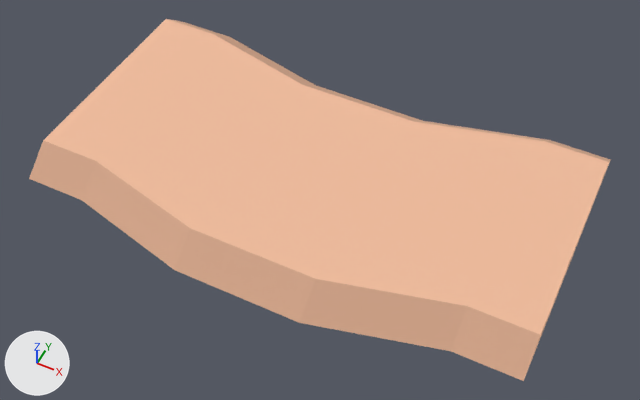
A saved change to the glTF model assets/nature_kit/crops_dirtRow.glb.
One viewpoint serves both versions: a 50 mm lens placed at (0.536, -1.085, 1.212), pointed at (0.026, -0.065, -0.063). The lights are fixed; the arrows at lower left show +X, +Y and +Z. The picture after the commit comes second. Where no turn or scale is listed for an object, it has been applied to the vertices.

The scene before the commit, as lines of its bpy script (objects in view):
```python
mat_dirt = principled_material('dirt')
mat_dirt.base_color = (0.886, 0.514, 0.341)  # beige #f2be9e
mat_dirt.metallic = 0.05
mat_dirt.roughness = 0.85
mat_dirtdark = principled_material('dirtDark')
mat_dirtdark.base_color = (0.71, 0.408, 0.271)  # beige #dbab8e
mat_dirtdark.metallic = 0.05
mat_dirtdark.roughness = 0.85
me_mesh_crops_dirtrow = bpy.data.meshes.new('Mesh crops_dirtRow')
me_mesh_crops_dirtrow.from_pydata(...)  # 24 vertices, 44 faces; spans x -0.5..0.5, y -0.341..0.279, z 0.0..0.05
# faces by material slot: [20, 24]
me_mesh_crops_dirtrow.materials.append(mat_dirtdark)  # beige #dbab8e
me_mesh_crops_dirtrow.materials.append(mat_dirt)  # beige #f2be9e
ob_crops_dirtrow = bpy.data.objects.new('crops_dirtRow', me_mesh_crops_dirtrow)
ob_crops_dirtrow.location = (0.0, 0.0, -0.05)
```
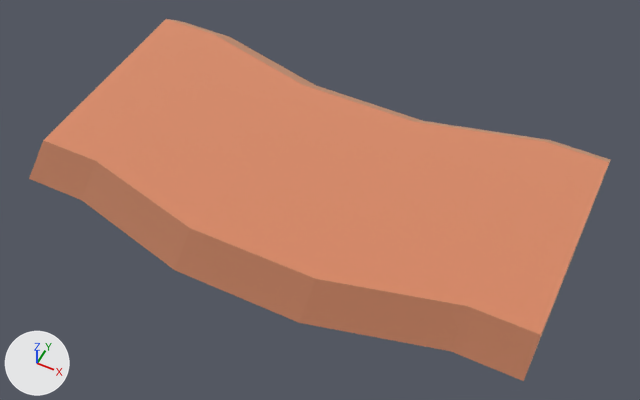
Where the change shows, as pixel boxes (x1, y1, x2, y2) in the pictures (640 x 400 px):
'crops_dirtRow', surface changed (darker): (29, 19, 611, 381) in both

The change in detail:
In material 'dirtDark' (mat_dirtdark), metallic goes from 0.05 to 1.0.
In material 'dirtDark' (mat_dirtdark), roughness goes from 0.85 to 1.0.
In material 'dirt' (mat_dirt), metallic goes from 0.05 to 1.0.
In material 'dirt' (mat_dirt), roughness goes from 0.85 to 1.0.
Object 'tmpParent' (ob_tmpparent) is deleted.
